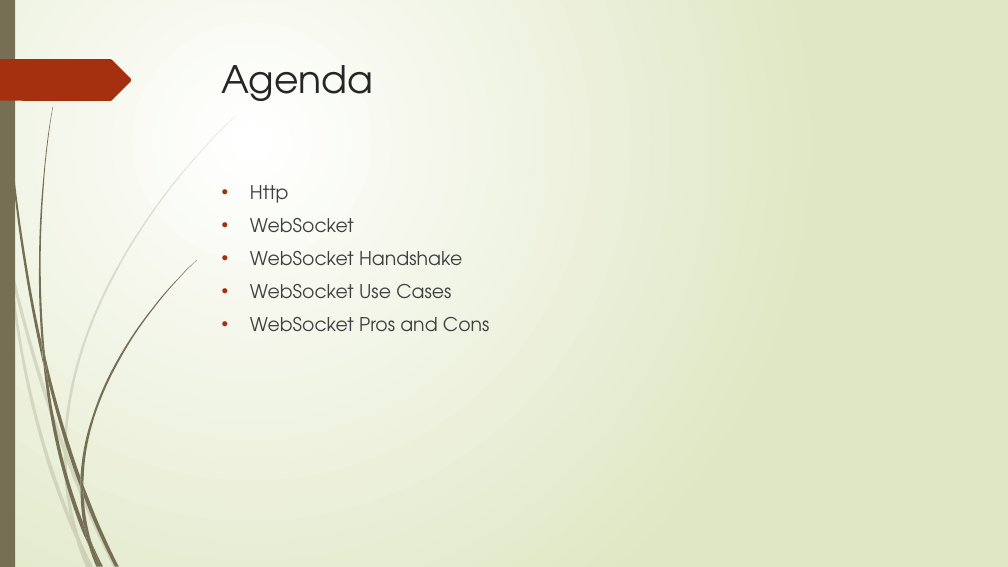
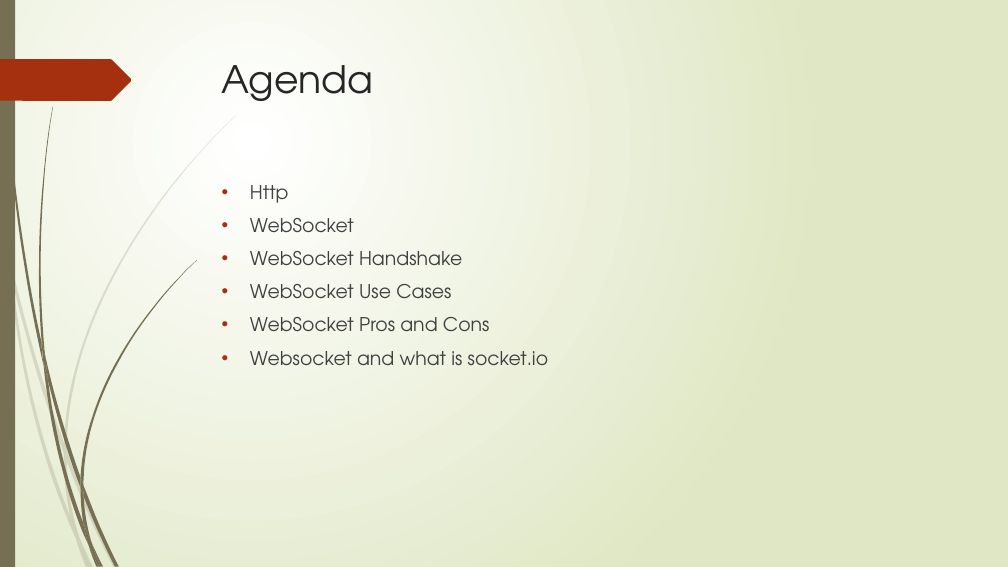
Before and after one commit to SushainDilishan/Presentations, a slide deck: slide 2 of Introduction to WebSockets.pptx. Drawn at 1008x567 pixels with LibreOffice and Linux fonts; fonts in the diff are those of the drawing. Boxes give left, top, right and bottom in pixels: in the first picture for what was removed or moved away, otherwise in the second. Text is boxed around its words. In the diff, an @@ line names an element or a change of style, - is before the commit and + after.

Commit message:
updated

```diff
--- a/Introduction to WebSockets.pptx
+++ b/Introduction to WebSockets.pptx
@@ text at (250, 351, 548, 365): paragraph added @@
+• Websocket and what is socket.io
```
Also in this commit, not shown: 1 other slide changed, 1 slide added.
